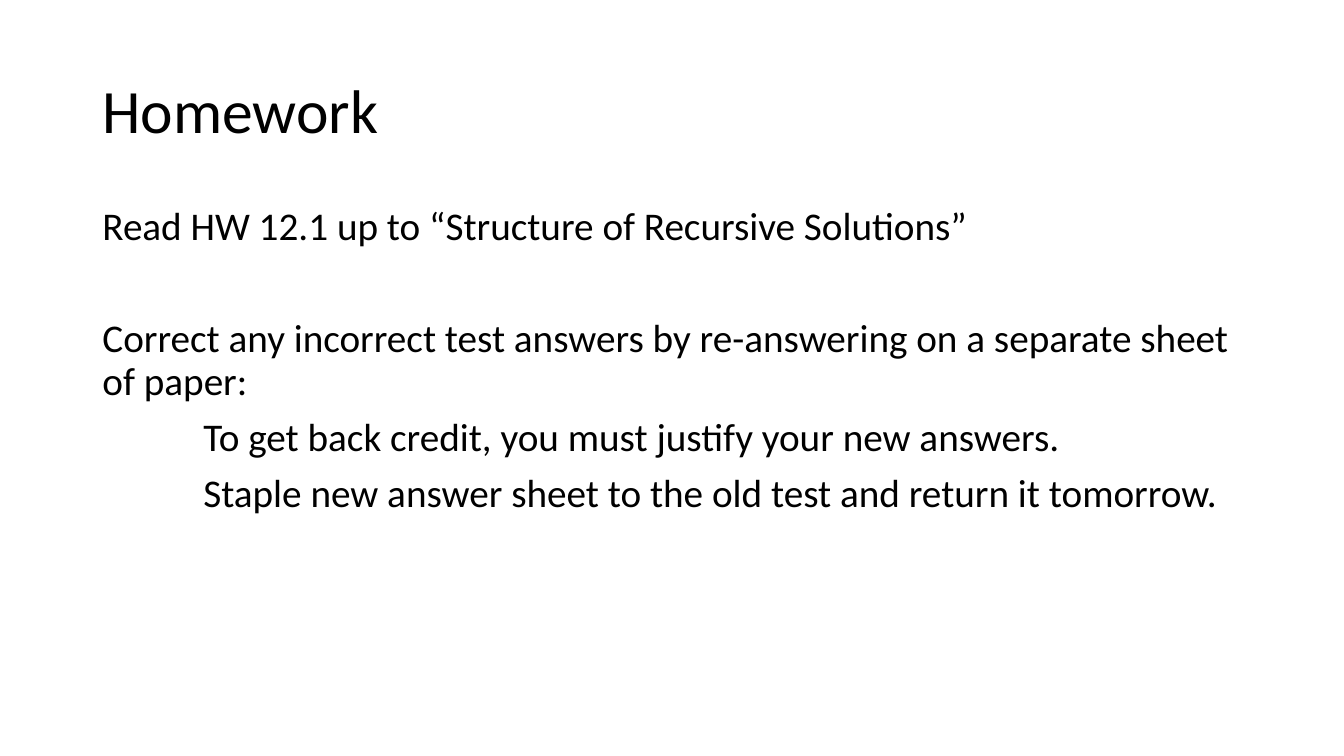
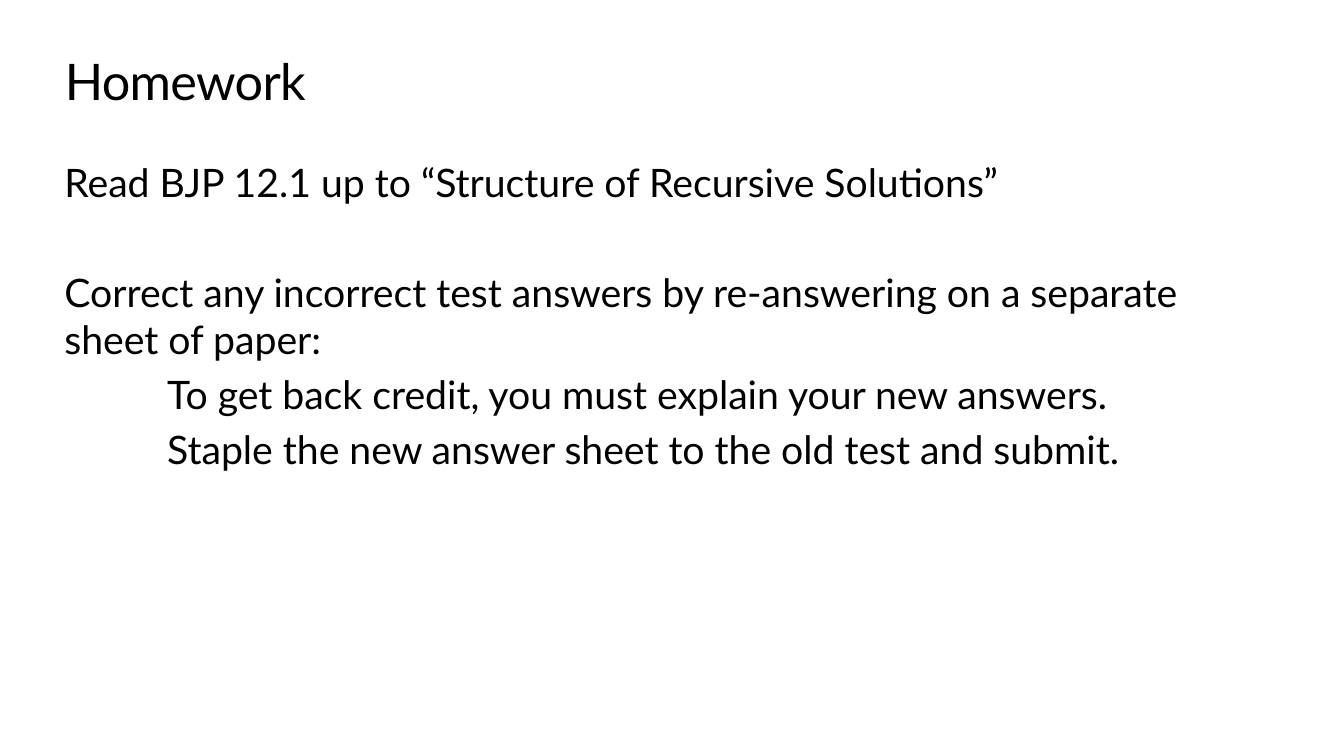
Before and after one commit to TEALSK12/apcsa-public, a slide deck: slide 19 of curriculum/Unit8/Unit8.pptx. Drawn at 1344x756 pixels with LibreOffice and Linux fonts; fonts in the diff are those of the drawing; background and template pictures are left out. Boxes give left, top, right and bottom in pixels: in the first picture for what was removed or moved away, otherwise in the second. Text is boxed around its words. In the diff, an @@ line names an element or a change of style, - is before the commit and + after.

```diff
--- a/curriculum/Unit8/Unit8.pptx
+++ b/curriculum/Unit8/Unit8.pptx
@@ title "Homework": place and size @@
-title "Homework" at [102, 90, 378, 134]
+title "Homework" at [65, 63, 306, 101]
@@ title "Homework" at [65, 63, 306, 101]: size 44 to 36 pt, font Calibri to Lato, letter spacing 0 to -0.5 pt; line spacing 0.9 to 1; vertical alignment middle to top @@
@@ text at [64, 167, 998, 204]: text changed; font Calibri to Lato @@
-Read HW 12.1 up to “Structure of Recursive Solutions”
+Read BJP 12.1 up to “Structure of Recursive Solutions”
@@ text "Read BJP 12.1 up to ...": place and size @@
-text "Read BJP 12.1 up to ..." at [102, 212, 1228, 514]
+text "Read BJP 12.1 up to ..." at [64, 167, 1177, 471]
@@ text at [64, 278, 1177, 361]: font Calibri to Lato in "Correct any incorrect test answers by re-answering ..."; line spacing 0.9 to 1; less space between paragraphs @@
@@ text at [167, 380, 1119, 471]: text changed; font Calibri to Lato @@
-To get back credit, you must justify your new answers.
-Staple new answer sheet to the old test and return it tomorrow.
+To get back credit, you must explain your new answers.
+Staple the new answer sheet to the old test and submit.
```
Also in this commit, not shown: 40 other slides changed, 13 slides added, 13 slides removed, 4 other files.
